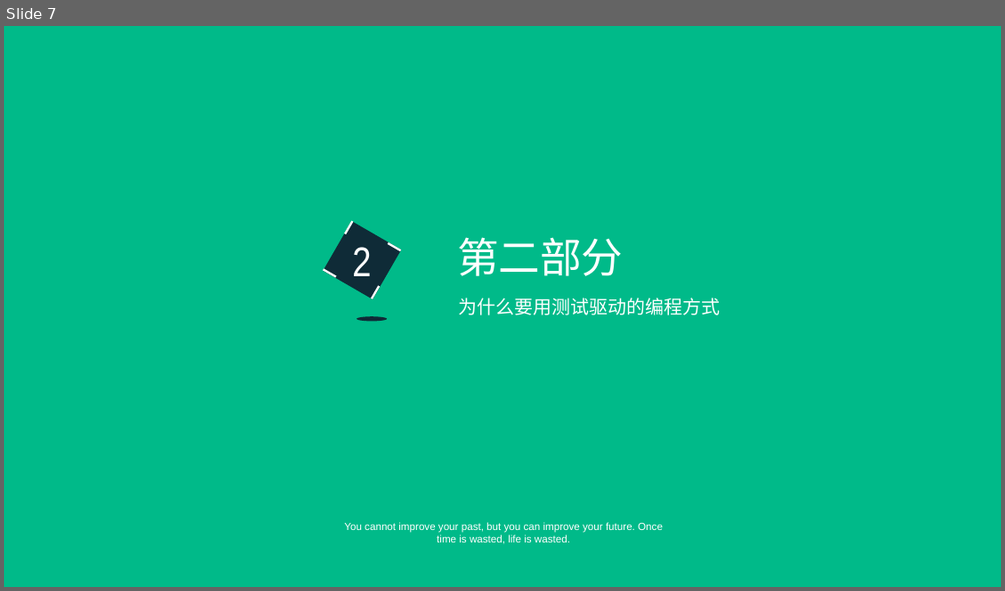
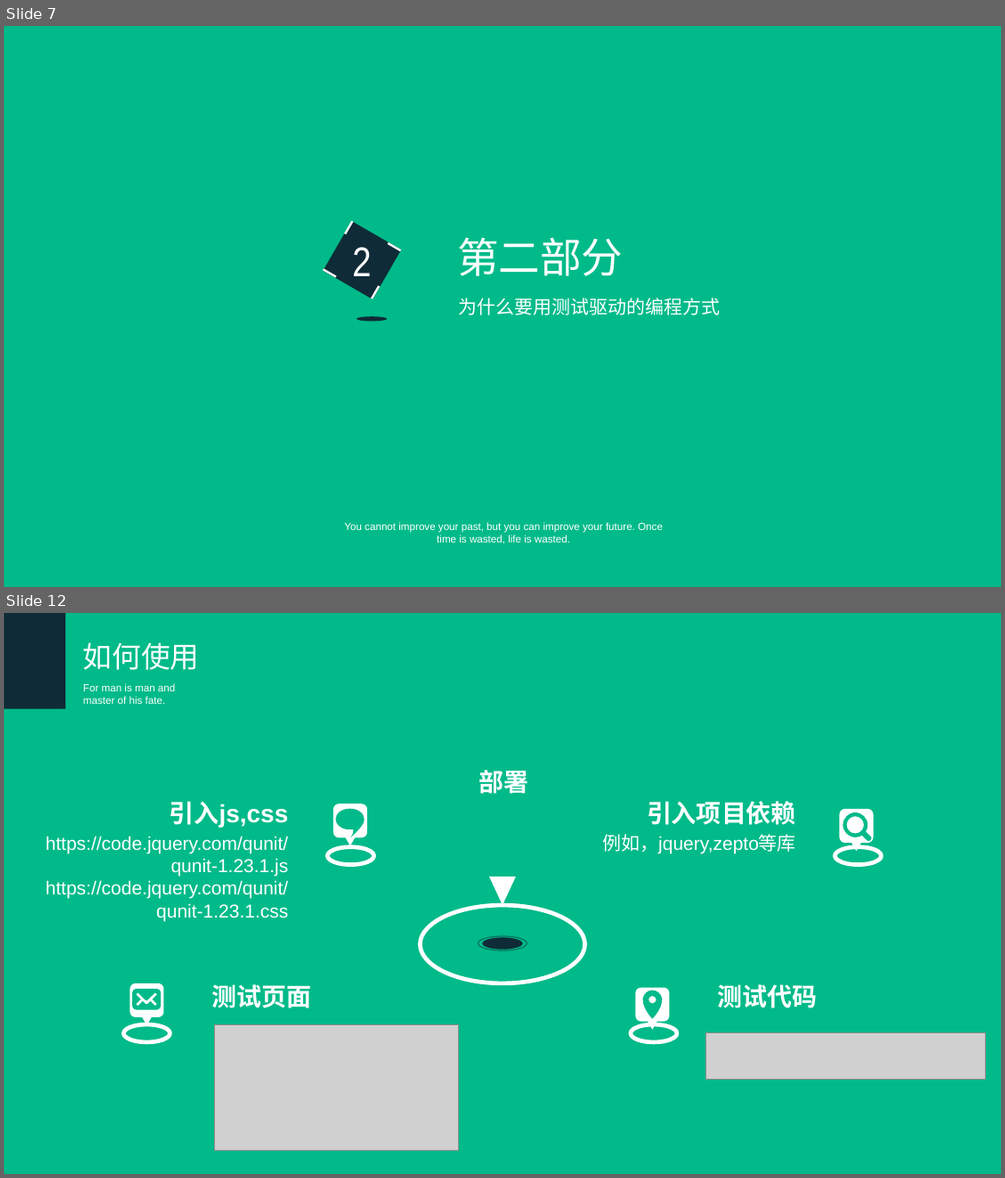
Before and after one commit to hanangjie/play, a slide deck: share/TDT/测试驱动开发.ppt. Shown one above the other, each under a label of ours: slide 7 before the commit, slides 7 and 12 after it; the slides between them are not shown. The pictures are 1005x591 and 1005x1178 pixels, drawn with LibreOffice and Linux fonts; fonts in the diff are those of the drawing; grey boxes stand for pictures. Boxes give left, top, right and bottom in pixels: in the first picture for what was removed or moved away, otherwise in the second. Text is boxed around its words. In the diff, an @@ line names an element or a change of style, - is before the commit and + after.

```diff
--- a/share/TDT/测试驱动开发.ppt
+++ b/share/TDT/测试驱动开发.ppt
@@ slide 12 added at bbox=[4, 613, 1001, 1174], background #00BA89 @@
@@ rectangle added at bbox=[4, 613, 66, 708], fill #0F2B37 @@
@@ text added at bbox=[83, 642, 200, 670], 28 pt, text #FFFFFF @@
+如何使用
@@ text added at bbox=[83, 683, 175, 704], 10 pt, text #FFFFFF @@
+For man is man and master of his fate.
@@ text added at bbox=[170, 801, 289, 827], 24 pt, text #FFFFFF, bold @@
+引入js,css
@@ freeform shape added at bbox=[332, 803, 366, 845], fill #FFFFFF @@
@@ freeform shape added at bbox=[336, 808, 364, 836], fill #00BA89 @@
@@ text added at bbox=[647, 801, 796, 825], 24 pt, text #FFFFFF, bold @@
+引入项目依赖
@@ freeform shape added at bbox=[839, 809, 873, 851], fill #FFFFFF @@
@@ freeform shape added at bbox=[842, 812, 872, 842], fill #00BA89 @@
@@ text added at bbox=[46, 835, 289, 921], 18 pt, text #FFFFFF @@
+https://code.jquery.com/qunit/qunit-1.23.1.js
+https://code.jquery.com/qunit/qunit-1.23.1.css
@@ ellipse added at bbox=[328, 847, 374, 865], outline #FFFFFF 4 pt @@
@@ text added at bbox=[602, 834, 796, 854], 18 pt, text #FFFFFF @@
+例如，jquery,zepto等库
@@ ellipse added at bbox=[834, 847, 881, 865], outline #FFFFFF 4 pt @@
@@ group added at bbox=[421, 770, 584, 983]: 3 ellipses, 1 text, 1 triangle @@
+部署
@@ freeform shape added at bbox=[129, 983, 163, 1025], fill #FFFFFF @@
@@ text added at bbox=[212, 984, 312, 1008], 24 pt, text #FFFFFF, bold @@
+测试页面
@@ text added at bbox=[718, 984, 817, 1008], 24 pt, text #FFFFFF, bold @@
+测试代码
@@ freeform shape added at bbox=[132, 988, 160, 1009], fill #00BA89 @@
@@ freeform shape added at bbox=[635, 988, 669, 1030], fill #FFFFFF @@
@@ freeform shape added at bbox=[642, 989, 662, 1018], fill #00BA89 @@
@@ ellipse added at bbox=[123, 1024, 170, 1042], outline #FFFFFF 4 pt @@
@@ picture added at bbox=[215, 1024, 458, 1150] @@
@@ ellipse added at bbox=[631, 1024, 677, 1042], outline #FFFFFF 4 pt @@
@@ picture added at bbox=[705, 1033, 985, 1079] @@
```
Also in this commit, not shown: 1 slide changed, 4 other slides added, 9 slides removed.
